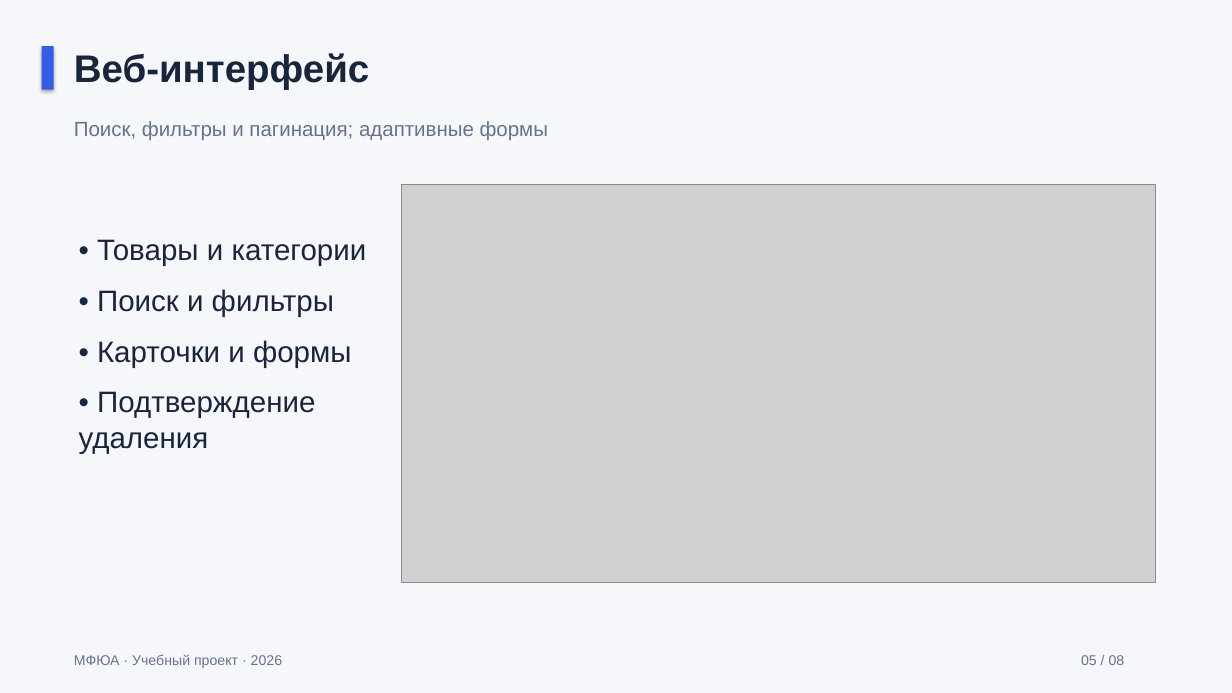
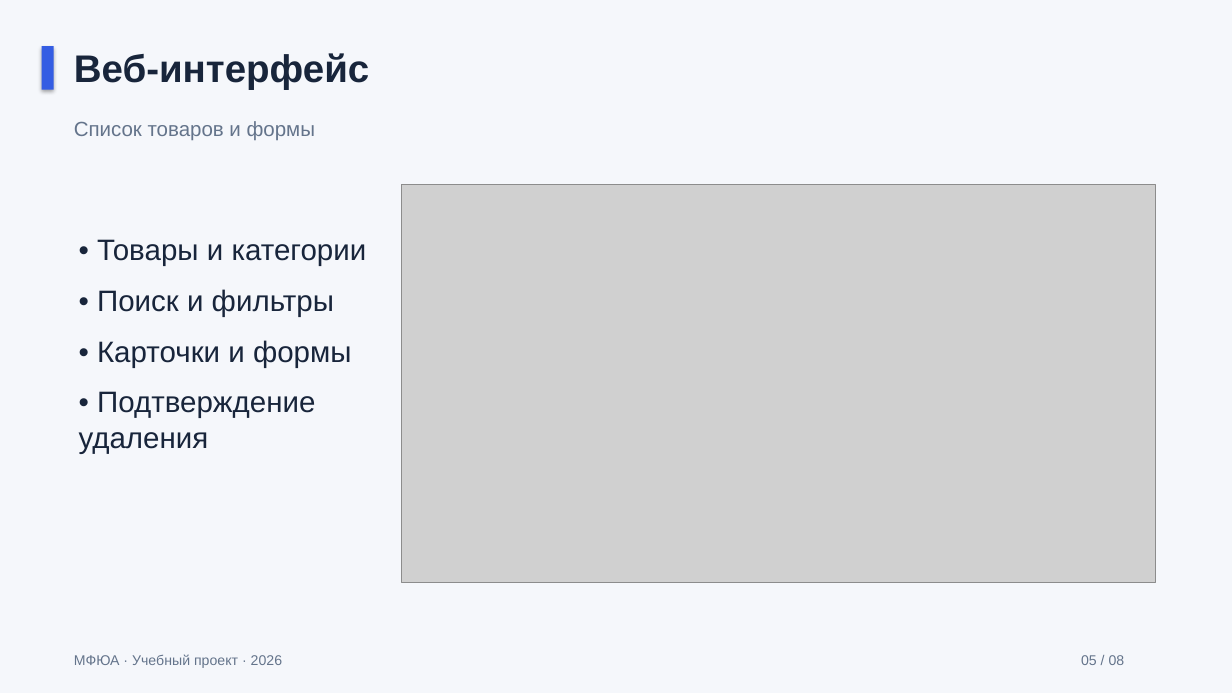
Before and after one commit to Koryza/kyyyyyrsach, a slide deck: slide 5 of docs/defense/catalog_defense.pptx. Drawn at 1232x693 pixels with LibreOffice and Linux fonts; fonts in the diff are those of the drawing; grey boxes stand for pictures. Boxes give left, top, right and bottom in pixels: in the first picture for what was removed or moved away, otherwise in the second. Text is boxed around its words. In the diff, an @@ line names an element or a change of style, - is before the commit and + after.

```diff
--- a/docs/defense/catalog_defense.pptx
+++ b/docs/defense/catalog_defense.pptx
@@ text at [74, 121, 315, 140]: text changed @@
-Поиск, фильтры и пагинация; адаптивные формы
+Список товаров и формы
```
Also in this commit, not shown: 4 other slides changed, 23 other files.
